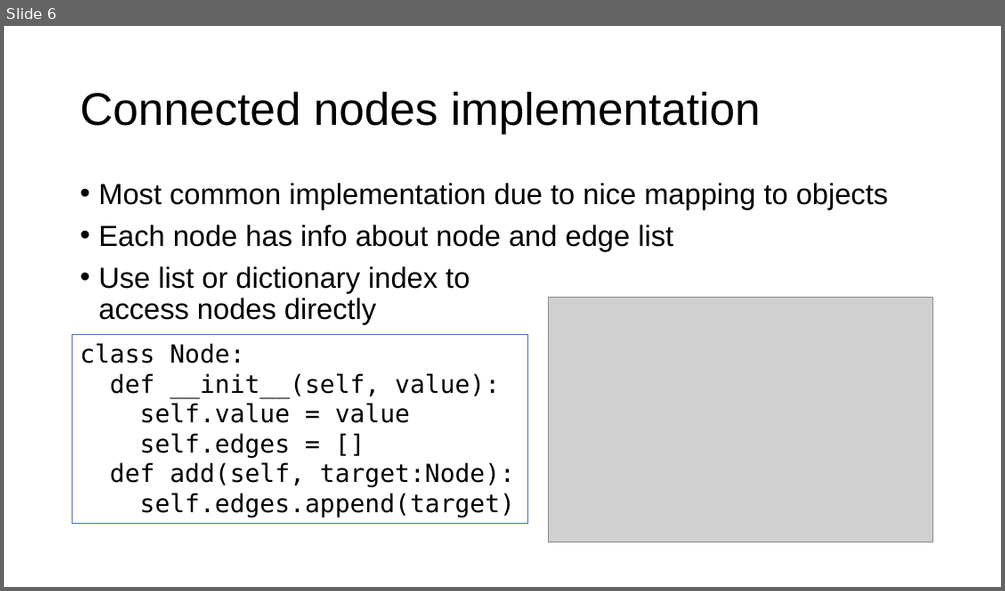
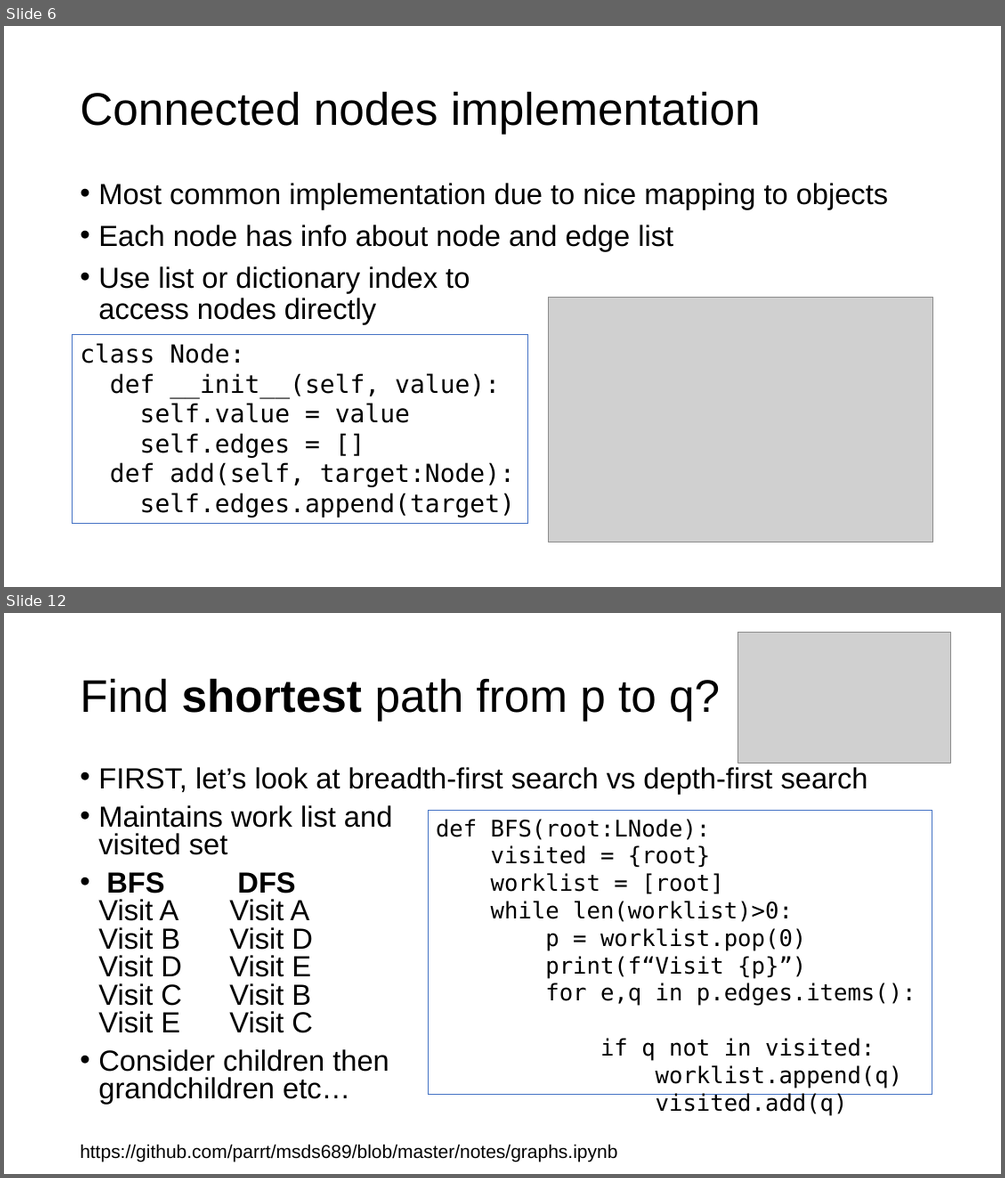
Before and after one commit to parrt/msds689, a slide deck: notes/graphs.pptx. Shown one above the other, each under a label of ours: slide 6 before the commit, slides 6 and 12 after it; the slides between them are not shown. The pictures are 1005x591 and 1005x1178 pixels, drawn with LibreOffice and Linux fonts; fonts in the diff are those of the drawing; grey boxes stand for pictures; background and template pictures are left out. Boxes give left, top, right and bottom in pixels: in the first picture for what was removed or moved away, otherwise in the second. Text is boxed around its words. In the diff, an @@ line names an element or a change of style, - is before the commit and + after.

```diff
--- a/notes/graphs.pptx
+++ b/notes/graphs.pptx
@@ slide 12 added at (4, 613, 1001, 1174), background #FFFFFF @@
@@ picture added at (737, 632, 951, 763) @@
@@ title added at (80, 678, 720, 721), 44 pt, text #000000 @@
+Find shortest path from p to q?
@@ text added at (98, 767, 868, 1103), 28 pt, text #000000 @@
+• FIRST, let’s look at breadth-first search vs depth-first search
+• Maintains work list and
+  visited set
+• BFS DFS
+  Visit A Visit A
+  Visit B Visit D
+  Visit D Visit E
+  Visit C Visit B
+  Visit E Visit C
+• Consider children then
+  grandchildren etc…
@@ rectangle added at (429, 811, 933, 1094), outline #4472C4 0.75 pt, 22 pt, text #000000 @@
+def BFS(root:LNode):
+visited = {root}
+worklist = [root]
+while len(worklist)>0:
+p = worklist.pop(0)
+print(f“Visit {p}”)
+for e,q in p.edges.items():
+if q not in visited:
+worklist.append(q)
+visited.add(q)
@@ text added at (80, 1143, 617, 1161), 18 pt, text #000000 @@
+https://github.com/parrt/msds689/blob/master/notes/graphs.ipynb
```
Also in this commit, not shown: 4 slides changed, 2 other slides added, 2 other files.
